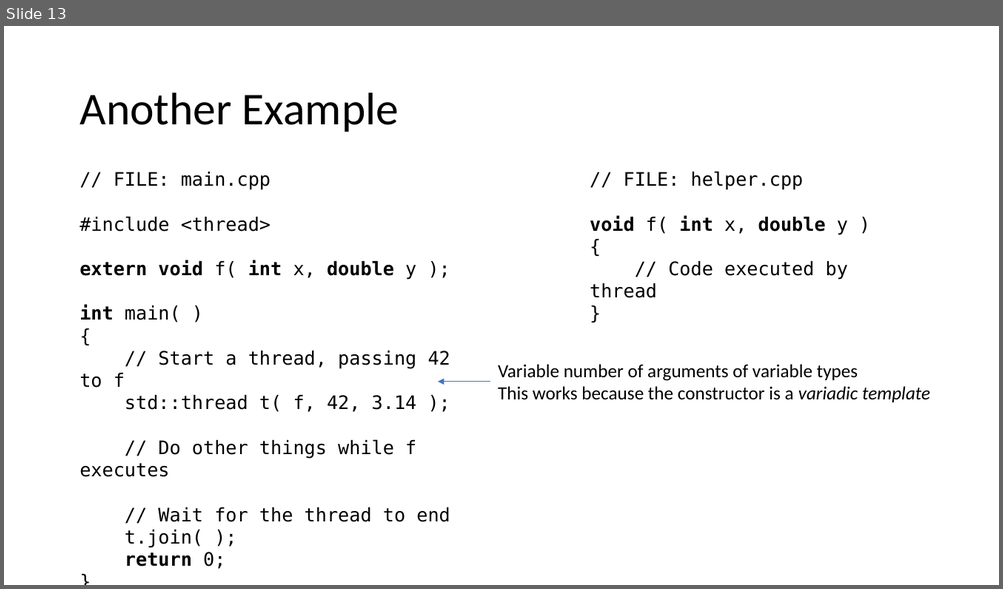
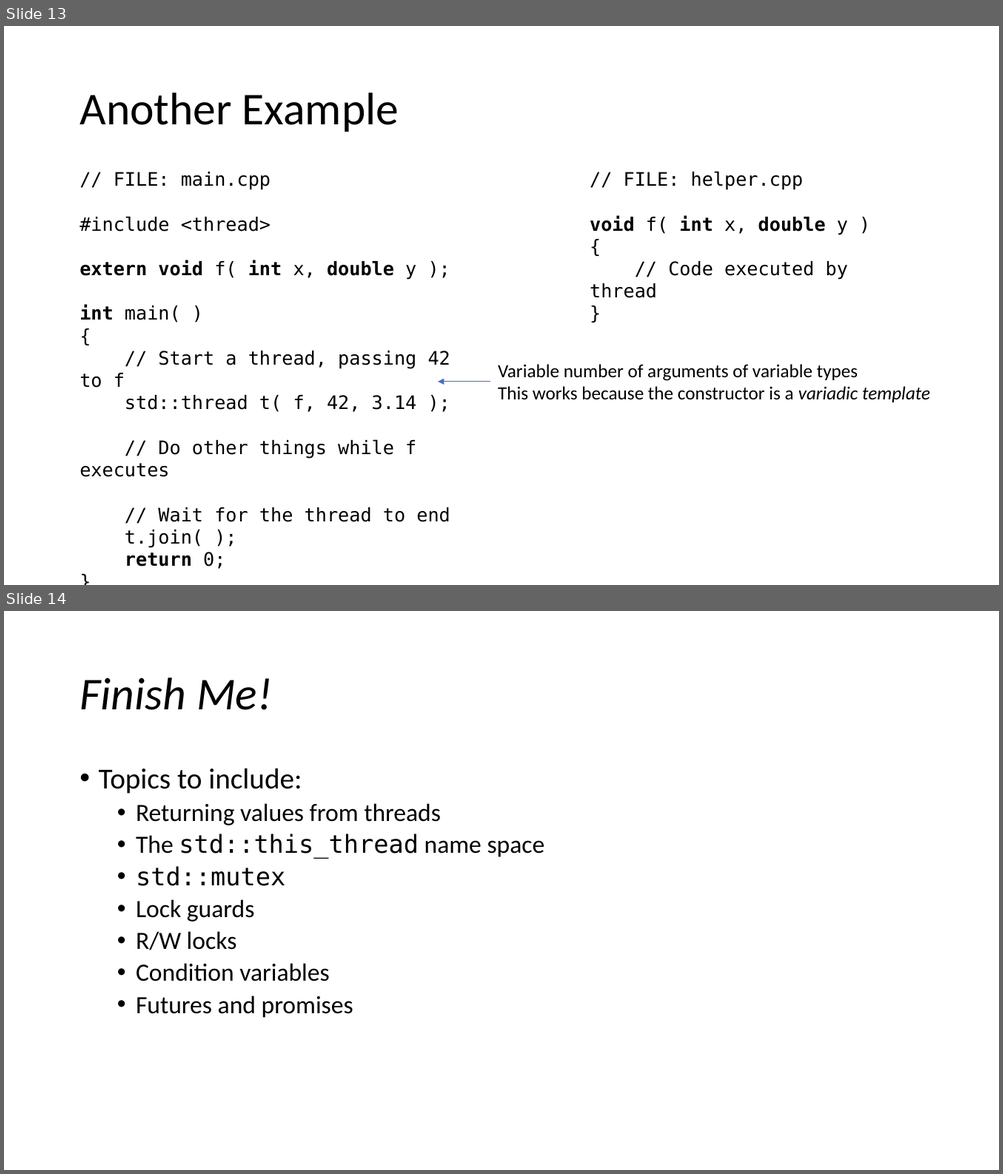
Before and after one commit to pchapin/cpp, a slide deck: Presentations/Concurrent.pptx. Shown one above the other, each under a label of ours: slide 13 before the commit, slides 13 and 14 after it. The pictures are 1003x589 and 1003x1174 pixels, drawn with LibreOffice and Linux fonts; fonts in the diff are those of the drawing. Boxes give left, top, right and bottom in pixels: in the first picture for what was removed or moved away, otherwise in the second. Text is boxed around its words. In the diff, an @@ line names an element or a change of style, - is before the commit and + after.

Commit message:
Updated the thread example.

```diff
--- a/Presentations/Concurrent.pptx
+++ b/Presentations/Concurrent.pptx
@@ slide 14 added at (4,611,999,1170), background #FFFFFF @@
@@ title added at (79,678,272,710), 44 pt, text #000000, italic @@
+Finish Me!
@@ text added at (99,768,545,1018), 24 pt, text #000000 @@
+• Topics to include:
+  • Returning values from threads
+  • The std::this_thread name space
+  • std::mutex
+  • Lock guards
+  • R/W locks
+  • Condition variables
+  • Futures and promises
```
Also in this commit, not shown: 5 other files.
